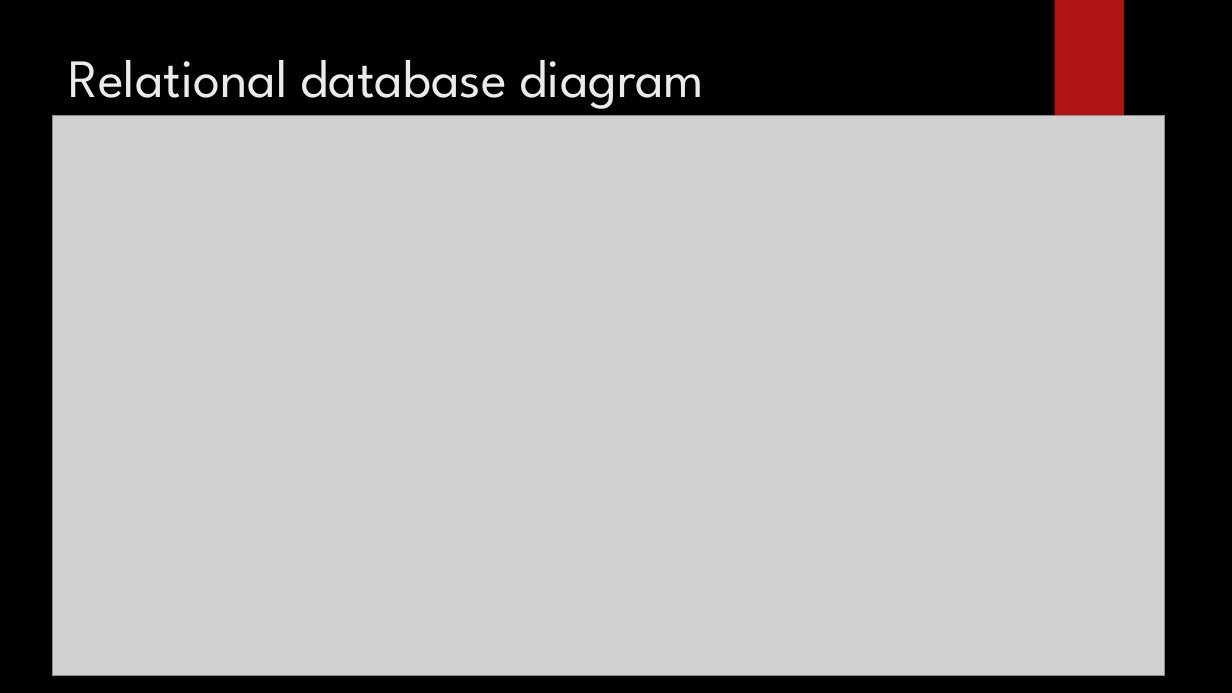
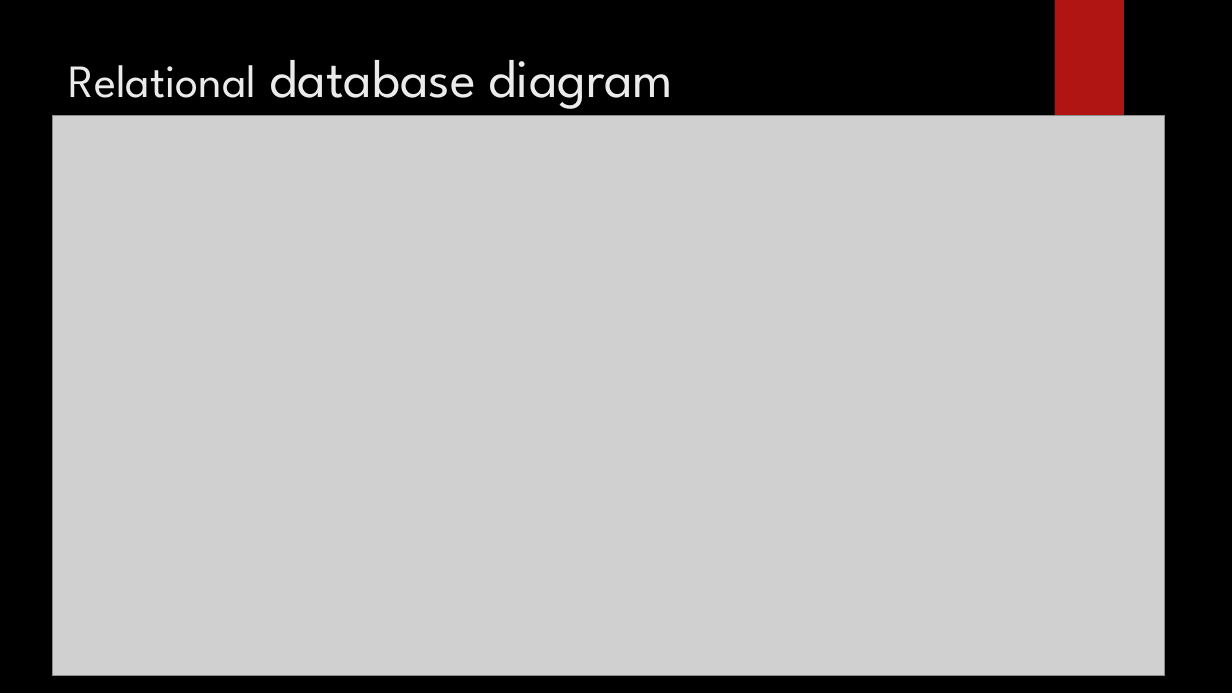
Before and after one commit to NathanTh3Gr3at/ITPV302_Project, a slide deck: slide 7 of PowerPoint Slides/ITPV302 - Presentation.pptx (slide 6 before the commit). Drawn at 1232x693 pixels with LibreOffice and Linux fonts; fonts in the diff are those of the drawing; grey boxes stand for pictures; background and template pictures are left out. Boxes give left, top, right and bottom in pixels: in the first picture for what was removed or moved away, otherwise in the second. Text is boxed around its words. In the diff, an @@ line names an element or a change of style, - is before the commit and + after.

```diff
--- a/PowerPoint Slides/ITPV302 - Presentation.pptx
+++ b/PowerPoint Slides/ITPV302 - Presentation.pptx
@@ title "Relational database diagram" at (x1=69, y1=60, x2=673, y2=109): size 42 to 36 pt in "Relational" @@
```
Also in this commit, not shown: 2 other slides changed, 1 slide added.
